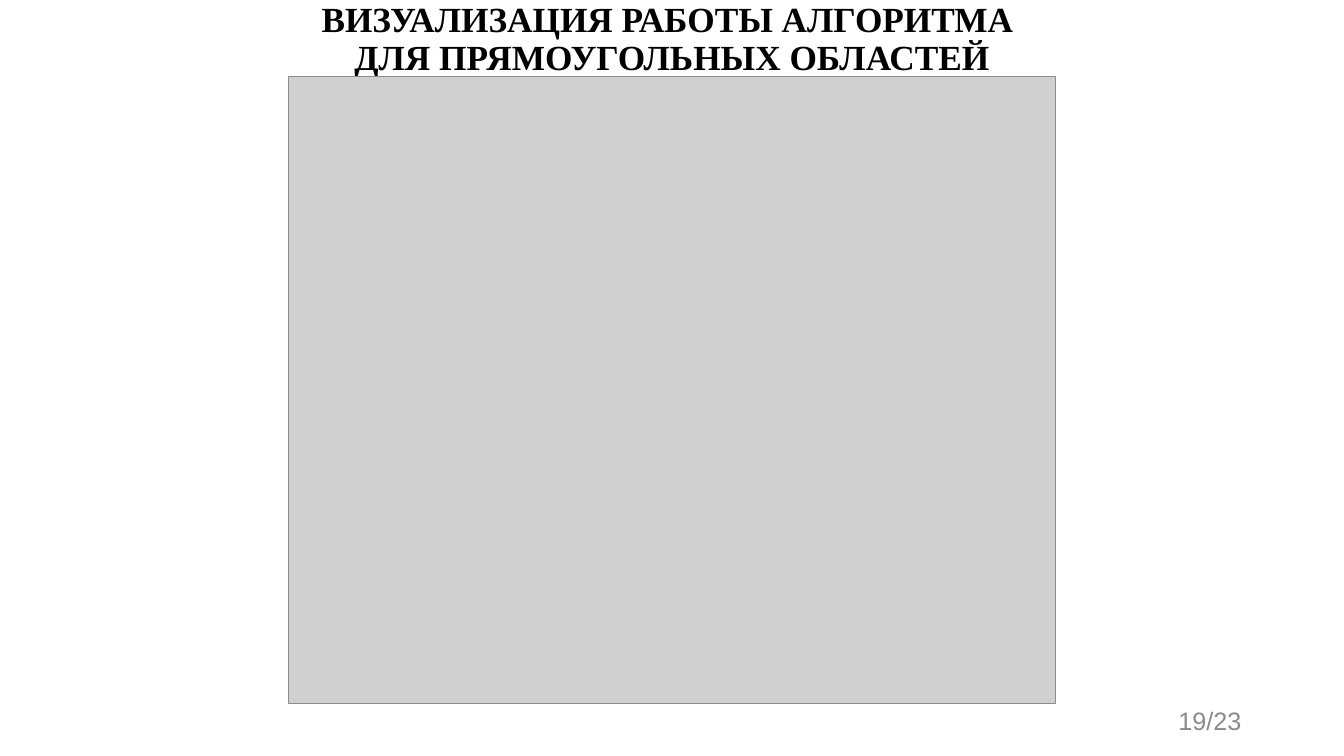
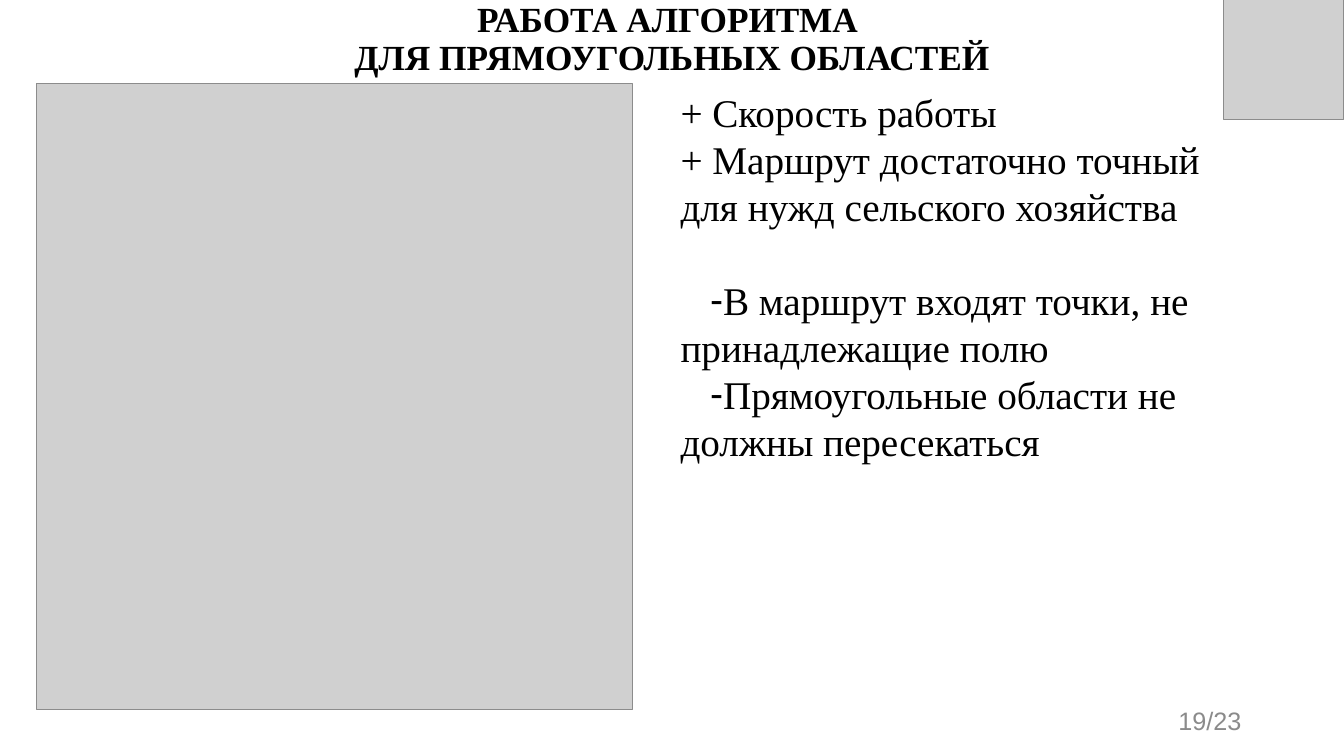
Before and after one commit to evgenkot/uav-route-calculation, a slide deck: slide 19 of doc/GQW/Raschupkin_EV_UAV_Route_Planning.pptx. Drawn at 1344x756 pixels with LibreOffice and Linux fonts; fonts in the diff are those of the drawing; grey boxes stand for pictures. Boxes give left, top, right and bottom in pixels: in the first picture for what was removed or moved away, otherwise in the second. Text is boxed around its words. In the diff, an @@ line names an element or a change of style, - is before the commit and + after.

```diff
--- a/doc/GQW/Raschupkin_EV_UAV_Route_Planning.pptx
+++ b/doc/GQW/Raschupkin_EV_UAV_Route_Planning.pptx
@@ title at bbox=[354, 8, 990, 77]: text changed @@
-ВИЗУАЛИЗАЦИЯ РАБОТЫ АЛГОРИТМА
-ДЛЯ ПРЯМОУГОЛЬНЫХ ОБЛАСТЕЙ
+РАБОТА АЛГОРИТМА
+ДЛЯ ПРЯМОУГОЛЬНЫХ ОБЛАСТЕЙ
@@ picture added at bbox=[1224, 0, 1344, 120] @@
@@ picture: place and size @@
-picture at bbox=[288, 77, 1056, 704]
+picture at bbox=[37, 84, 633, 711]
@@ text added at bbox=[681, 99, 1200, 464], 28 pt, text #000000 @@
++ Скорость работы
++ Маршрут достаточно точный для нужд сельского хозяйства
+– В маршрут входят точки, не принадлежащие полю
+– Прямоугольные области не должны пересекаться
```
Also in this commit, not shown: 22 other slides changed.
